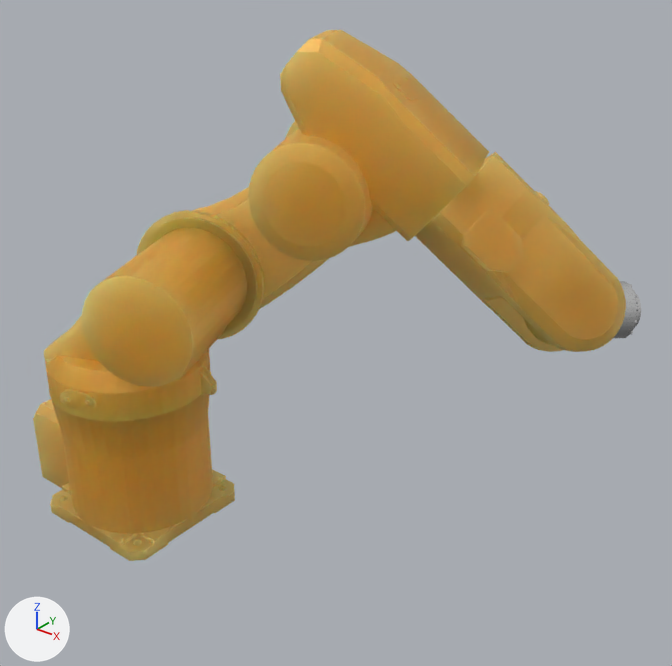
Before and after pictures for a commit that changed the Blender file models/kuka.blend.
Before and after are seen from a camera (50 mm lens) standing at (0.917, -0.699, 0.816) and looking at (0.31, 0.059, 0.345). The lights are fixed; the arrows at lower left show +X, +Y and +Z.

Objects in the first picture: 'base_link', 'bicep', 'elbow', 'forearm', 'shoulder', 'wrist'.
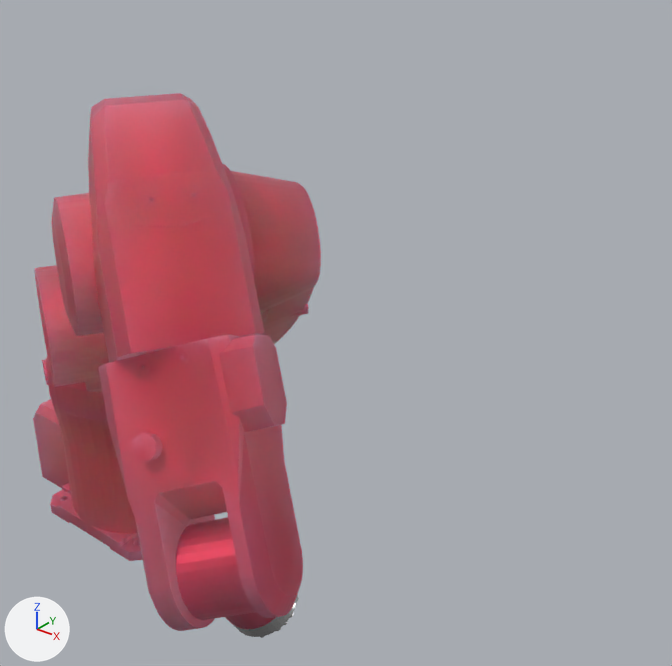
What differs and where, as boxes (x1, y1, x2, y2) in the pictures (672 x 666 px):
'elbow', recoloured, surface changed, turned: before (248, 30, 489, 261); after (52, 93, 264, 363)
'forearm', recoloured, surface changed, turned: before (415, 152, 626, 352); after (98, 334, 303, 631)
'shoulder', recoloured, surface changed, turned: before (44, 218, 257, 421); after (35, 265, 109, 421)
'base_link', recoloured, surface changed: (33, 371, 235, 561) in both
'bicep', recoloured, surface changed, turned: before (136, 121, 329, 339); after (222, 164, 321, 344)
'wrist', recoloured, surface changed, turned: before (524, 319, 552, 345); after (176, 517, 276, 629)
'palm', turned: before (614, 281, 641, 338); after (235, 594, 299, 638)

What the commit changed:
Material 'Kuka' (mat_kuka) changes colour from orange #e78d21 to red #e7304c; in linear values from (0.8, 0.268, 0.015) to (0.8, 0.029, 0.0721).
In material 'Kuka' (mat_kuka), metallic goes from 0.262 to 0.634.
In material 'Kuka' (mat_kuka), subsurface_scale goes from 0.431 to 0.751.
Object 'shoulder' (ob_shoulder) turns from (0, 0, 22) to (0, 0, -30) degrees about x, y and z.
Object 'elbow' (ob_elbow) turns from (0, -9, 0) to (0, 1.8, 0) degrees about x, y and z.
Object 'bicep' (ob_bicep) turns from (0, 50, 0) to (0, 54, 0) degrees about x, y and z.
Object 'forearm' (ob_forearm) turns from (-37, 0, 0) to (36, 0, 0) degrees about x, y and z.
Object 'wrist' (ob_wrist) turns from (0, -43, 0) to (0, 51, 0) degrees about x, y and z.
